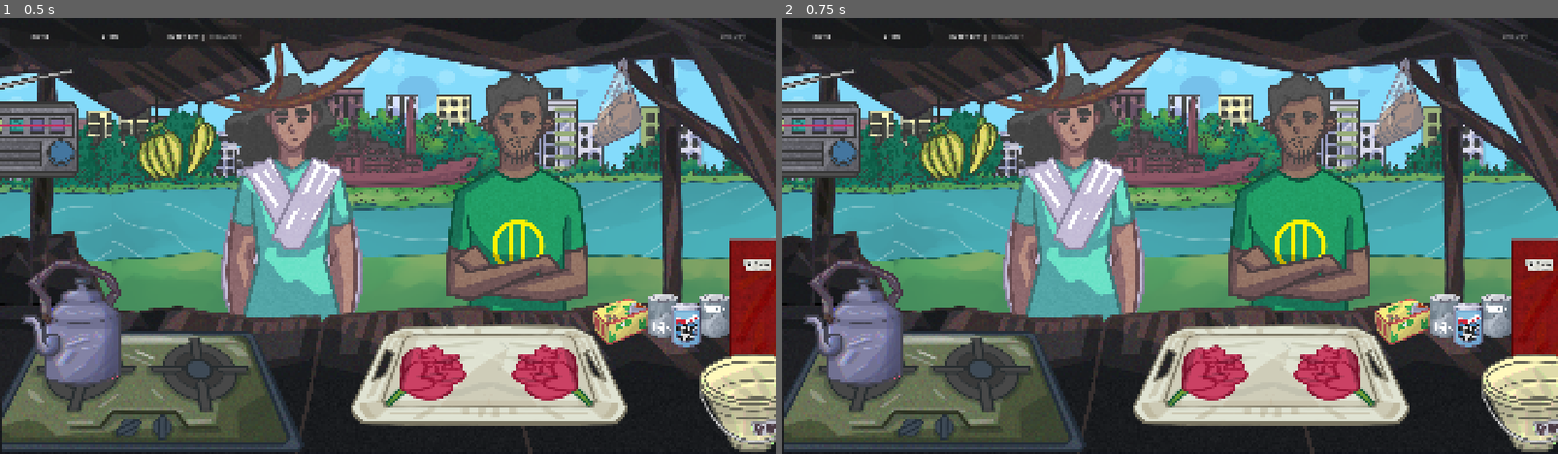
Above: before the commit, frames 1-2 (left to right).
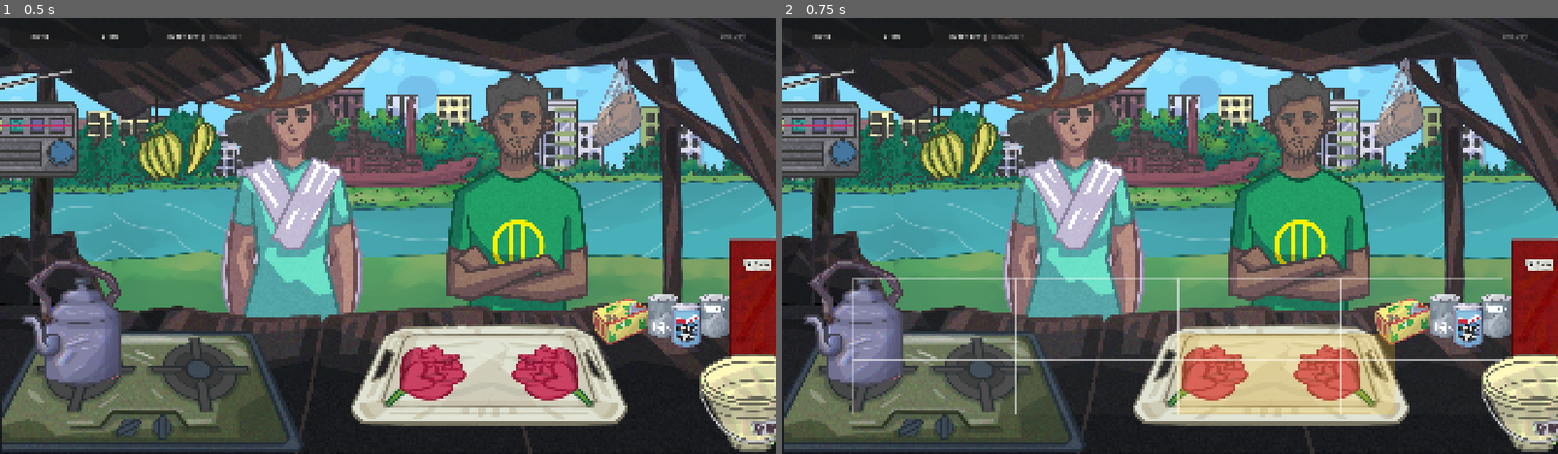
Above: after the commit, the same moments.

Repository: abhikhasnain1/Tong-Manager
Game: Godot game, scene res://scenes/app/Main.tscn
The game is run twice, just before and just after one commit, with the same random seed, the same clock (stepped at 60 frames per second) and the same inputs.
Inputs (mouse positions are in pixels of both pictures, inside the frame that each line leads up to):
- Up to frame 1 (0.5 s): no input
- Up to frame 2 (0.75 s): tap Enter at 0.5 s; move the mouse to (1340, 214) at 0.52 s; tap G (organize_toggle) at 0.6 s; click (1340, 214) at 0.67 s

Frame 1 is identical in both runs. In frame 2, 6.0% of the frame differs, in the area x 9-93%, y 59-91%.

Commit message:
Issue #46: Add table grid organization system

Diff:
--- a/tong-manager/scenes/gameplay/tong/TongDayScreen.tscn
+++ b/tong-manager/scenes/gameplay/tong/TongDayScreen.tscn
@@ -23,9 +23,15 @@
 [ext_resource type="Shader" uid="uid://cxt8j3h5v6vwp" path="res://assets/shaders/world_color_grade.gdshader" id="20_grade"]
 [ext_resource type="Script" uid="uid://ch0ggxjjqwbeb" path="res://scripts/ui/tong_hud.gd" id="21_hud"]
 [ext_resource type="Script" uid="uid://c8pc6hixrf8v4" path="res://scripts/gameplay/interactions/interaction_controller.gd" id="22_interaction"]
+[ext_resource type="Script" uid="uid://d2kmtplthvi7h" path="res://scripts/data/placeable_footprint.gd" id="23_footprint"]
+[ext_resource type="Script" uid="uid://cw1qsdwkrovxk" path="res://scripts/gameplay/interactions/table_grid.gd" id="24_table_grid"]
 
 [sub_resource type="RectangleShape2D" id="RectangleShape2D_khata"]
 size = Vector2(117, 360)
+
+[sub_resource type="Resource" id="Resource_tray_footprint"]
+script = ExtResource("23_footprint")
+size = Vector2i(4, 3)
 
 [sub_resource type="ShaderMaterial" id="ShaderMaterial_grade"]
 shader = ExtResource("20_grade")
@@ -250,6 +256,15 @@
 
 [node name="DropZoneRoot" type="Node2D" parent="WorldRoot" unique_id=817989639]
 z_index = 35
+
+[node name="TableGrid" type="Node2D" parent="WorldRoot/DropZoneRoot"]
+script = ExtResource("24_table_grid")
+origin = Vector2(176, 646)
+cell_size = Vector2(134, 67)
+grid_size = Vector2i(12, 5)
+interaction_controller_path = NodePath("../../../InteractionController")
+authored_tray_cell = Vector2i(6, 2)
+authored_tray_footprint = SubResource("Resource_tray_footprint")
 
 [node name="StoveDropZoneAnchor" type="Marker2D" parent="WorldRoot/DropZoneRoot" unique_id=948933766 groups=["critical_interaction_anchor"]]
 position = Vector2(380, 875)
--- /dev/null
+++ b/tong-manager/scripts/data/placeable_footprint.gd
@@ -0,0 +1,24 @@
+class_name PlaceableFootprint
+extends Resource
+
+@export var size: Vector2i = Vector2i.ONE
+@export var can_rotate: bool = false
+
+
+func supports_rotation(rotation_quarters: int) -> bool:
+	return posmod(rotation_quarters, 2) == 0 or can_rotate
+
+
+func dimensions(rotation_quarters: int = 0) -> Vector2i:
+	if can_rotate and posmod(rotation_quarters, 2) == 1:
+		return Vector2i(size.y, size.x)
+	return size
+
+
+func cells_from(origin_cell: Vector2i, rotation_quarters: int = 0) -> Array[Vector2i]:
+	var result: Array[Vector2i] = []
+	var footprint_size := dimensions(rotation_quarters)
+	for y in footprint_size.y:
+		for x in footprint_size.x:
+			result.append(origin_cell + Vector2i(x, y))
+	return result
--- /dev/null
+++ b/tong-manager/scripts/gameplay/interactions/table_grid.gd
@@ -0,0 +1,223 @@
+class_name TableGrid
+extends Node2D
+
+signal organize_mode_changed(enabled: bool)
+signal placement_preview_changed(is_valid: bool, cells: Array[Vector2i])
+signal reservation_changed(item_id: StringName, cells: Array[Vector2i])
+
+const STATE_EMPTY := &"empty"
+const STATE_OCCUPIED := &"occupied"
+const STATE_VALID_PREVIEW := &"valid_preview"
+const STATE_INVALID_PREVIEW := &"invalid_preview"
+const STATE_TRAY_AREA := &"tray_area"
+
+const EMPTY_FILL := Color(1.0, 1.0, 1.0, 0.025)
+const EMPTY_OUTLINE := Color(1.0, 1.0, 1.0, 0.35)
+const OCCUPIED_FILL := Color(0.12, 0.14, 0.18, 0.5)
+const VALID_FILL := Color(0.25, 1.0, 0.4, 0.42)
+const INVALID_FILL := Color(1.0, 0.25, 0.25, 0.42)
+const TRAY_FILL := Color(1.0, 0.78, 0.2, 0.26)
+
+@export var origin := Vector2.ZERO
+@export var cell_size := Vector2(64.0, 48.0)
+@export var grid_size := Vector2i(12, 5)
+@export_node_path("Node") var interaction_controller_path: NodePath
+@export var reserve_authored_tray: bool = true
+@export var authored_tray_cell := Vector2i.ZERO
+@export var authored_tray_footprint: PlaceableFootprint
+
+var organize_mode_enabled: bool = false
+var occupied_cells: Dictionary = {}
+
+var _item_cells: Dictionary = {}
+var _preview_cells: Array[Vector2i] = []
+var _preview_is_valid: bool = false
+
+
+func _ready() -> void:
+	assert(cell_size.x > 0.0 and cell_size.y > 0.0, "TableGrid cell_size must be positive.")
+	assert(grid_size.x > 0 and grid_size.y > 0, "TableGrid grid_size must be positive.")
+
+	var interaction_controller := get_node_or_null(interaction_controller_path) as InteractionController
+	assert(interaction_controller != null, "TableGrid requires an InteractionController reference.")
+	interaction_controller.mode_changed.connect(_on_interaction_mode_changed)
+	set_organize_mode(interaction_controller.current_mode == InteractionController.MODE_ORGANIZE)
+
+	if reserve_authored_tray:
+		assert(authored_tray_footprint != null, "TableGrid requires the authored tray footprint.")
+		assert(
+			reserve_footprint(&"tray", authored_tray_footprint, authored_tray_cell, 0, STATE_TRAY_AREA),
+			"The authored tray footprint must fit inside the table grid."
+		)
+
+
+func world_to_cell(world_position: Vector2) -> Vector2i:
+	var grid_position := to_local(world_position) - origin
+	return Vector2i(floori(grid_position.x / cell_size.x), floori(grid_position.y / cell_size.y))
+
+
+func cell_to_world(cell: Vector2i) -> Vector2:
+	var local_center := origin + (Vector2(cell) + Vector2(0.5, 0.5)) * cell_size
+	return to_global(local_center)
+
+
+func can_place(footprint: PlaceableFootprint, cell: Vector2i, rotation_quarters: int = 0) -> bool:
+	if footprint == null or footprint.size.x <= 0 or footprint.size.y <= 0:
+		return false
+	if not footprint.supports_rotation(rotation_quarters):
+		return false
+	for target_cell in footprint.cells_from(cell, rotation_quarters):
+		if not is_cell_in_bounds(target_cell) or occupied_cells.has(target_cell):
+			return false
+	return true
+
+
+func reserve_cells(
+	item_id: StringName,
+	cells: Array[Vector2i],
+	state: StringName = STATE_OCCUPIED
+) -> bool:
+	if item_id.is_empty() or cells.is_empty():
+		return false
+	if state != STATE_OCCUPIED and state != STATE_TRAY_AREA:
+		return false
+
+	var unique_cells: Array[Vector2i] = []
+	for cell in cells:
+		if not is_cell_in_bounds(cell) or unique_cells.has(cell):
+			return false
+		if occupied_cells.has(cell) and occupied_cells[cell]["item_id"] != item_id:
+			return false
+		unique_cells.append(cell)
+
+	_remove_item_cells(item_id)
+	for cell in unique_cells:
+		occupied_cells[cell] = {"item_id": item_id, "state": state}
+	_item_cells[item_id] = unique_cells.duplicate()
+	queue_redraw()
+	reservation_changed.emit(item_id, unique_cells.duplicate())
+	return true
+
+
+func reserve_footprint(
+	item_id: StringName,
+	footprint: PlaceableFootprint,
+	cell: Vector2i,
+	rotation_quarters: int = 0,
+	state: StringName = STATE_OCCUPIED
+) -> bool:
+	if footprint == null or not footprint.supports_rotation(rotation_quarters):
+		return false
+	return reserve_cells(item_id, footprint.cells_from(cell, rotation_quarters), state)
+
+
+func clear_item(item_id: StringName) -> void:
+	if not _item_cells.has(item_id):
+		return
+	_remove_item_cells(item_id)
+	queue_redraw()
+	var empty_cells: Array[Vector2i] = []
+	reservation_changed.emit(item_id, empty_cells)
+
+
+func preview_placement(
+	footprint: PlaceableFootprint,
+	cell: Vector2i,
+	rotation_quarters: int = 0
+) -> DropValidation:
+	_preview_cells.clear()
+	if footprint != null:
+		_preview_cells = footprint.cells_from(cell, rotation_quarters)
+	_preview_is_valid = can_place(footprint, cell, rotation_quarters)
+	queue_redraw()
+	placement_preview_changed.emit(_preview_is_valid, _preview_cells.duplicate())
+	if _preview_is_valid:
+		return DropValidation.valid()
+	return DropValidation.invalid("table_grid.placement_blocked")
+
+
+func preview_world_placement(
+	footprint: PlaceableFootprint,
+	world_position: Vector2,
+	rotation_quarters: int = 0
+) -> DropValidation:
+	return preview_placement(footprint, world_to_cell(world_position), rotation_quarters)
+
+
+func clear_preview() -> void:
+	if _preview_cells.is_empty():
+		return
+	_preview_cells.clear()
+	_preview_is_valid = false
+	queue_redraw()
+	var empty_cells: Array[Vector2i] = []
+	placement_preview_changed.emit(false, empty_cells)
+
+
+func set_organize_mode(enabled: bool) -> void:
+	if organize_mode_enabled == enabled and visible == enabled:
+		return
+	organize_mode_enabled = enabled
+	visible = enabled
+	if not enabled:
+		clear_preview()
+	queue_redraw()
+	organize_mode_changed.emit(enabled)
+
+
+func get_cell_state(cell: Vector2i) -> StringName:
+	if _preview_cells.has(cell):
+		return STATE_VALID_PREVIEW if _preview_is_valid else STATE_INVALID_PREVIEW
+	if occupied_cells.has(cell):
+		return occupied_cells[cell]["state"]
+	return STATE_EMPTY
+
+
+func get_cells_for_item(item_id: StringName) -> Array[Vector2i]:
+	if not _item_cells.has(item_id):
+		return []
+	var result: Array[Vector2i] = []
+	result.assign(_item_cells[item_id])
+	return result
+
+
+func is_cell_in_bounds(cell: Vector2i) -> bool:
+	return cell.x >= 0 and cell.y >= 0 and cell.x < grid_size.x and cell.y < grid_size.y
+
+
+func _on_interaction_mode_changed(mode: StringName) -> void:
+	set_organize_mode(mode == InteractionController.MODE_ORGANIZE)
+
+
+func _remove_item_cells(item_id: StringName) -> void:
+	if not _item_cells.has(item_id):
+		return
+	for cell in _item_cells[item_id]:
+		if occupied_cells.has(cell) and occupied_cells[cell]["item_id"] == item_id:
+			occupied_cells.erase(cell)
+	_item_cells.erase(item_id)
+
+
+func _draw() -> void:
+	if not organize_mode_enabled:
+		return
+	for y in grid_size.y:
+		for x in grid_size.x:
+			var cell := Vector2i(x, y)
+			var rect := Rect2(origin + Vector2(cell) * cell_size, cell_size)
+			draw_rect(rect, _fill_for_state(get_cell_state(cell)), true)
+			draw_rect(rect, EMPTY_OUTLINE, false, 1.5)
+
+
+func _fill_for_state(state: StringName) -> Color:
+	match state:
+		STATE_OCCUPIED:
+			return OCCUPIED_FILL
+		STATE_VALID_PREVIEW:
+			return VALID_FILL
+		STATE_INVALID_PREVIEW:
+			return INVALID_FILL
+		STATE_TRAY_AREA:
+			return TRAY_FILL
+		_:
+			return EMPTY_FILL
Not shown, added: tong-manager/scripts/data/placeable_footprint.gd.uid
Not shown, added: tong-manager/scripts/gameplay/interactions/table_grid.gd.uid
